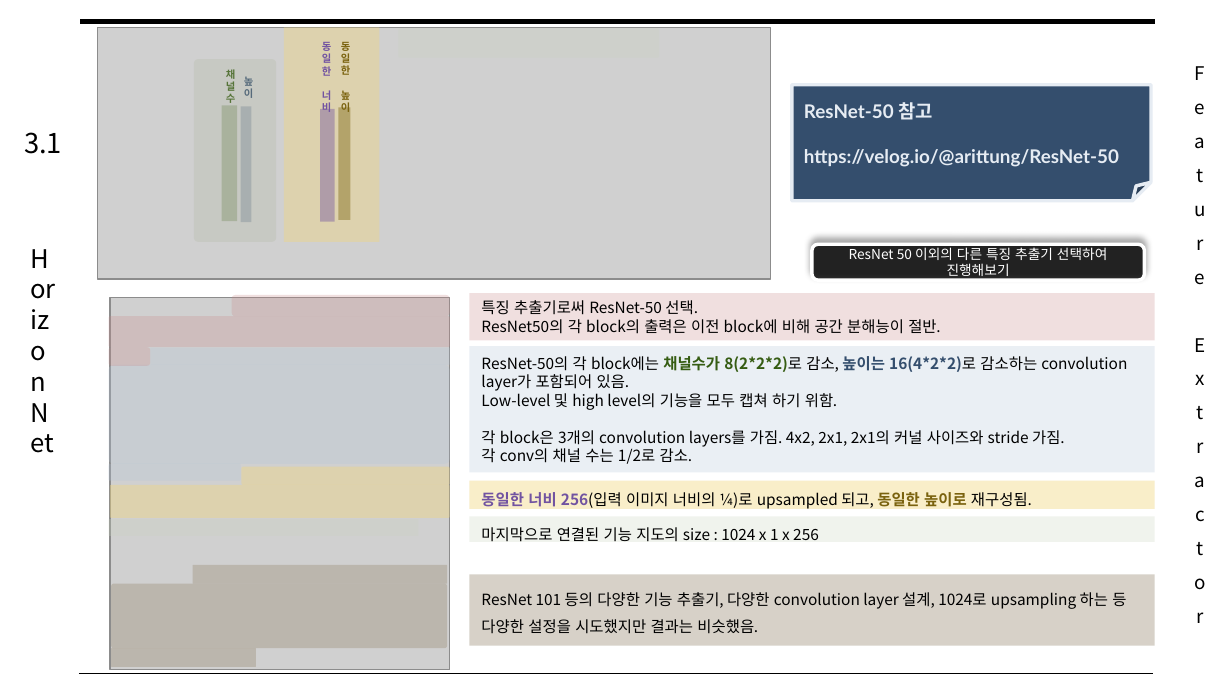
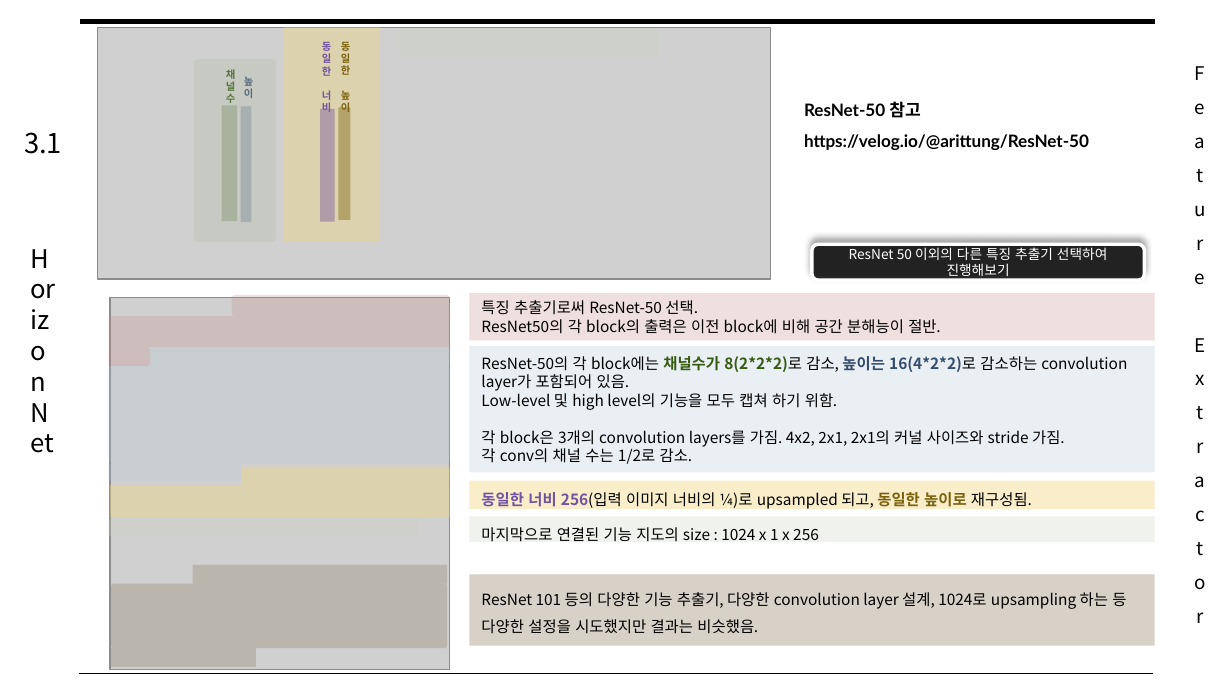
Before and after one commit to arittung/3D_Room_Layout_estimation, a slide deck: slide 5 of 관련 자료/HorizonNet 논문 해석.pptx. Drawn at 1232x693 pixels with LibreOffice and Linux fonts; fonts in the diff are those of the drawing; grey boxes stand for pictures. Boxes give left, top, right and bottom in pixels: in the first picture for what was removed or moved away, otherwise in the second. Text is boxed around its words. In the diff, an @@ line names an element or a change of style, - is before the commit and + after.

```diff
--- a/관련 자료/HorizonNet 논문 해석.pptx
+++ b/관련 자료/HorizonNet 논문 해석.pptx
@@ text "ResNet-50 참고" moved from (x1=792, y1=85, x2=1152, y2=201) to (x1=804, y1=101, x2=1089, y2=150) @@
@@ text "ResNet-50 참고" at (x1=804, y1=101, x2=1089, y2=150): size 11 to 10 pt, text colour #E6ECF3 to #000000; font Noto Sans CJK KR to Lato in "참고"; line spacing 1 to 1.5; fill #344E6D to none; outline #E6ECF3 2 pt to none @@
```
Also in this commit, not shown: 1 other slide changed, 2 other files.
